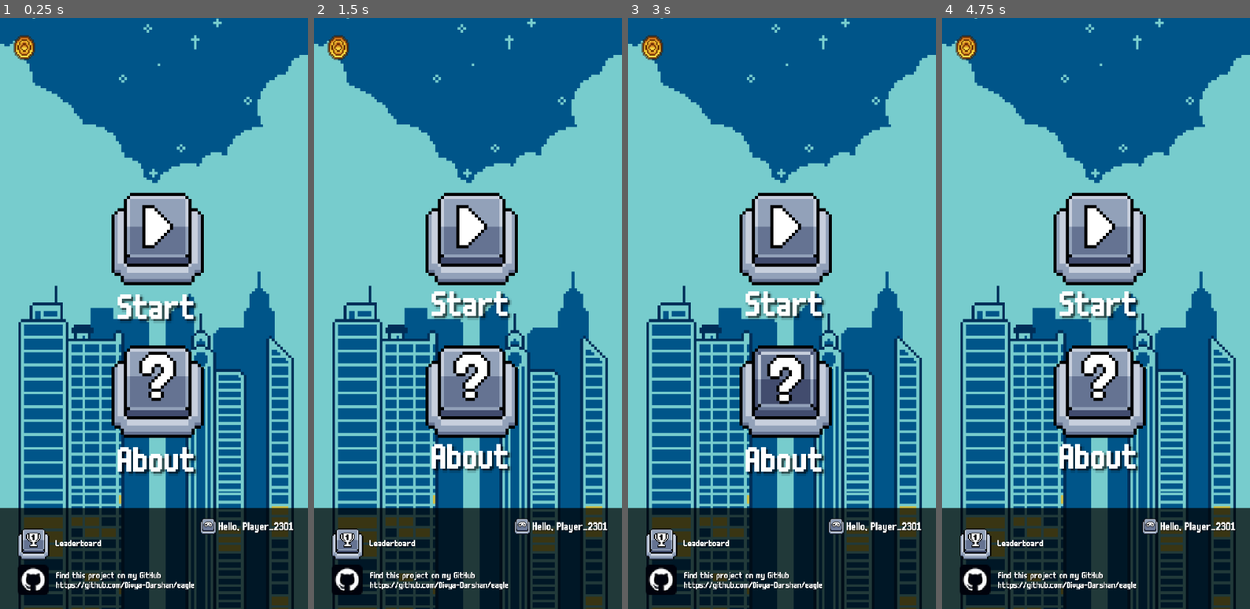
Above: before the commit, frames 1-4 (left to right).
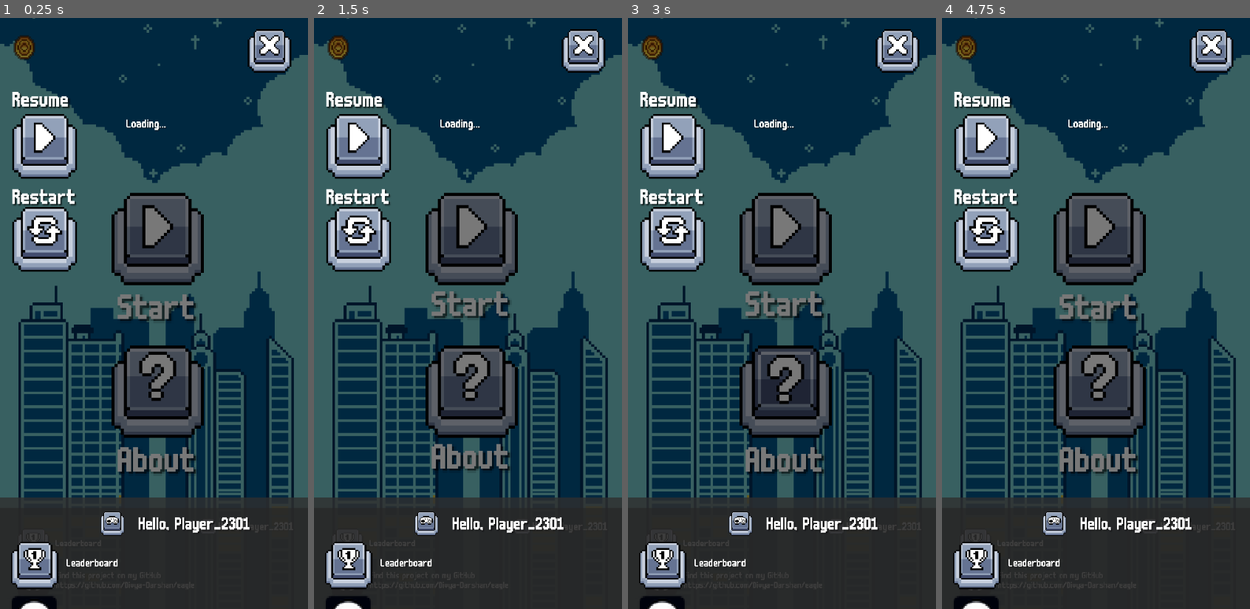
Above: after the commit, the same moments.

Repository: Divya-Darshan/Eagle
Game: Godot game, scene res://main.tscn
The game is run twice, just before and just after one commit, with the same random seed, the same clock (stepped at 60 frames per second) and the same inputs.
Inputs (mouse positions are in pixels of both pictures, inside the frame that each line leads up to):
- Up to frame 1 (0.25 s): no input
- Up to frame 2 (1.5 s): tap Enter (ui_accept) at 0.5, 0.77, 1.07, 1.25 s; move the mouse to (535, 283) at 0.52 s; click (535, 283) at 0.67 s; drag from (406, 343) to (452, 431) at 1.27 s
- Up to frame 3 (3 s): tap Enter (ui_accept) at 2, 2.75 s; move the mouse to (812, 183) at 2.02 s; click (812, 183) at 2.17 s; drag from (766, 431) to (689, 224) at 2.77 s
- Up to frame 4 (4.75 s): move the mouse to (1188, 402) at 3.52 s; click (1188, 402) at 3.67 s; tap Enter (ui_accept) at 3.77, 4.07 s; drag from (1003, 224) to (1049, 165) at 4.27 s

The runs differ from the first frame. In frame 1, 91% of the frame differs, in the area x 0-100%, y 0-100%; in frame 2, 91%; in frame 3, 91%; in frame 4, 91%.

Commit message:
live data fetch from rendor

Diff:
--- a/main.tscn
+++ b/main.tscn
@@ -57,10 +57,6 @@
 [node name="sender" type="Node" parent="." unique_id=672891230]
 script = ExtResource("2_w3dpg")
 
-[node name="Label" type="Label" parent="sender" unique_id=2136051185]
-offset_right = 40.0
-offset_bottom = 23.0
-
 [node name="HTTPRequest" type="HTTPRequest" parent="sender" unique_id=1134004881]
 
 [node name="CharacterBody2D" parent="." unique_id=1733611020 instance=ExtResource("1_cpyrx")]
@@ -87,13 +83,13 @@
 
 [node name="CollisionShape2D" type="CollisionShape2D" parent="CanvasLayer/Area2D" unique_id=1489390633]
 position = Vector2(592, 843)
-scale = Vector2(513.137, 0.13158733)
+scale = Vector2(3686178600, -5.2050843)
 shape = SubResource("RectangleShape2D_ycdy4")
 
 [node name="CollisionShape2D2" type="CollisionShape2D" parent="CanvasLayer/Area2D" unique_id=1948341643]
-position = Vector2(629, -207)
+position = Vector2(626, -219.00002)
 rotation = -3.14159
-scale = Vector2(1317.2429, 0.89298505)
+scale = Vector2(1325198, 2.146)
 shape = SubResource("RectangleShape2D_w48qg")
 
 [node name="val" type="AudioStreamPlayer2D" parent="CanvasLayer/Area2D" unique_id=802068050]
--- a/sender.gd
+++ b/sender.gd
@@ -4,7 +4,7 @@
 @onready var COINS_PATH := "user://coins.save"
 var username: String = ""
 var coins: float = 0.0
-
+var last_sent_score: float = -1.0
 
 func _ready() -> void:
 	load_data()
@@ -15,7 +15,7 @@
 		push_error("❌ ERROR: HTTPRequest node not found!")
 		return
 
-	# ✅ Start repeating timer (every 5 seconds)
+	# Start repeating timer (every 5 seconds)
 	var timer := Timer.new()
 	timer.wait_time = 5.0
 	timer.autostart = true
@@ -23,18 +23,23 @@
 	add_child(timer)
 	timer.timeout.connect(_on_send_timer)
 
-	print("✅ Auto sending every 5 seconds started!")
 
 
-# ✅ Called every 5 seconds
+# every time the value changes
 func _on_send_timer() -> void:
-	load_data()  # update latest score from file
-	send_to_server(username, coins)
+	load_data()
+
+	# only send if score changed
+	if coins != last_sent_score:
+		last_sent_score = coins
+		send_to_server(username, coins)
+	else:
+		print("Score unchanged, not sending")
 
 
 
 
-# ✅ Load username + coins (fixed coins loading)
+# Load username + coins (fixed coins loading)
 # -------------------------------------------------------
 func load_data() -> void:
 	# Username
@@ -53,14 +58,19 @@
 			coins = float(val)
 		else:
 			coins = 0.0 # fallback if type unexpected
-		print("✅ Loaded Score:", coins)
+
+		print("Loaded Score:", coins)
+		print("======================\n")
 	else:
 		coins = 0.0
 		print("❌ Coins file not found. Defaulting to 0.0")
-	print("✅ Loaded Username:", username)
+
+	print("Loaded Username:", username)
+	print("======================\n")
+
 
 # -------------------------------------------------------
-# ✅ Send to Python server
+# Send to Python server
 # -------------------------------------------------------
 func send_to_server(username: String, score: float) -> void:
 
@@ -76,14 +86,16 @@
 			json_body
 		)
 		if err != OK:
-			print("❌ HTTP Request Error:", err)
+
+			print("❌ HTTP Request Error: ", err)
+			print("======================\n")
 		else:
-			print("📡 Sending to server:", json_body)
 
+			print(" Sending to server: ", json_body)
+			print("======================\n")
 
-# -------------------------------------------------------
-# ✅ Server Response
-# -------------------------------------------------------
 func _on_request_completed(result: int, response_code: int, headers: Array, body: PackedByteArray) -> void:
 	var text: String = body.get_string_from_utf8()
-	print("✅ Server Response:", response_code, text)
+
+	print("Server Response:", response_code, text)
+	print("======================\n")
--- /dev/null
+++ b/ui/menu/fectch.gd
@@ -0,0 +1,85 @@
+extends Node2D
+
+var top_players: Array = []
+var prev_players: Array = []
+var is_menu_open: bool = false
+@onready var leader: Label = $leader
+
+var http: HTTPRequest
+var poll_timer: Timer
+
+func _ready() -> void:
+	http = HTTPRequest.new()
+	add_child(http)
+	http.request_completed.connect(_on_request_completed)
+
+	poll_timer = Timer.new()
+	add_child(poll_timer)
+	poll_timer.wait_time = 5.0
+	poll_timer.one_shot = false
+	poll_timer.timeout.connect(_on_poll_timeout)
+
+func _on_open_pressed() -> void:
+	is_menu_open = true
+	fetch_leaderboard()
+	poll_timer.start()
+
+func _on_close_pressed() -> void:
+	is_menu_open = false
+	print("Main menu closed - Stopping updates")
+	poll_timer.stop()
+	top_players.clear()
+	prev_players.clear()
+	leader.text = ""
+
+func _on_poll_timeout() -> void:
+	if is_menu_open:
+		fetch_leaderboard()
+
+func fetch_leaderboard() -> void:
+	http.request("https://eagle-score.onrender.com/leaderboard")
+
+func _on_request_completed(result: int, _response_code: int, _headers: Array, body: PackedByteArray) -> void:
+	if not is_menu_open:
+		return
+
+	top_players.clear()
+	leader.text = "⏳ Updating..."
+
+	if result != HTTPRequest.RESULT_SUCCESS:
+		leader.text = "❌ Connection failed"
+		return
+
+	var json_text = body.get_string_from_utf8()
+	var data = JSON.parse_string(json_text)
+	if data == null:
+		leader.text = "❌ Bad data"
+		return
+
+	if data is Array:
+		top_players = data
+	elif data is Dictionary:
+		top_players = [data]
+
+	update_leaderboard_label()
+
+func update_leaderboard_label() -> void:
+	var time_str = Time.get_time_string_from_system()
+	var text = ""
+
+	text += " LIVE LEADERBOARD \n"
+	text += "===================\n"
+	text += "Updated: " + time_str + "\n"
+	text += "===================\n\n"
+
+	if top_players.size() == 0:
+		text += "No players yet\n"
+	else:
+		for i in range(top_players.size()):
+			var player = top_players[i]
+			if player is Dictionary:
+				text += "  " + str(i+1) + ". " + str(player.get("username", "???")) + " - " + str(player.get("score", 0)) + "\n"
+
+	text += "\n==================="
+
+	leader.text = text
--- a/ui/menu/menu.tscn
+++ b/ui/menu/menu.tscn
@@ -6,6 +6,7 @@
 [ext_resource type="Texture2D" uid="uid://0asph0ldn3st" path="res://icon/github.png" id="4_nnyul"]
 [ext_resource type="PackedScene" uid="uid://6hkxahqm8o68" path="res://user/username.tscn" id="5_n3nrh"]
 [ext_resource type="PackedScene" uid="uid://bpd2k7admpsvk" path="res://sfx/goon.tscn" id="6_ah353"]
+[ext_resource type="Script" uid="uid://0jwy0vyss0v1" path="res://ui/menu/fectch.gd" id="6_pjjyy"]
 
 [sub_resource type="AtlasTexture" id="AtlasTexture_u6nv8"]
 atlas = ExtResource("2_0fc3w")
@@ -60,7 +61,6 @@
 
 [node name="ColorRect" type="ColorRect" parent="." unique_id=698723616]
 process_mode = 3
-visible = false
 self_modulate = Color(0, 0, 0, 0.529412)
 offset_left = -88.0
 offset_top = -72.0
@@ -70,7 +70,7 @@
 
 [node name="open" type="TouchScreenButton" parent="." unique_id=430244840]
 process_mode = 3
-position = Vector2(400, 16)
+position = Vector2(400, 12)
 scale = Vector2(2.34907, 2.34907)
 texture_normal = SubResource("AtlasTexture_u6nv8")
 texture_pressed = SubResource("AtlasTexture_q06x7")
@@ -78,7 +78,6 @@
 
 [node name="close" type="TouchScreenButton" parent="." unique_id=1693127377]
 process_mode = 3
-visible = false
 position = Vector2(400, 16)
 scale = Vector2(2.349, 2.349)
 texture_normal = SubResource("AtlasTexture_r0u7i")
@@ -208,6 +207,23 @@
      latest updates"
 justification_flags = 0
 
+[node name="fectch" type="Node2D" parent="close/HBoxContainer" unique_id=1165269717]
+script = ExtResource("6_pjjyy")
+
+[node name="HTTPRequest" type="HTTPRequest" parent="close/HBoxContainer/fectch" unique_id=1051932250]
+
+[node name="Timer" type="Timer" parent="close/HBoxContainer/fectch" unique_id=2058332963]
+
+[node name="leader" type="Label" parent="close/HBoxContainer/fectch" unique_id=915420081]
+offset_left = 178.2273
+offset_top = 257.34653
+offset_right = 678.2273
+offset_bottom = 1257.3466
+theme_override_colors/font_shadow_color = Color(0, 0, 0, 0.537255)
+theme_override_fonts/font = ExtResource("3_iiwfg")
+text = "Loading..."
+metadata/_edit_use_anchors_ = true
+
 [node name="goon" parent="close" unique_id=484620503 instance=ExtResource("6_ah353")]
 visible = false
 offset_left = -160.068
@@ -217,6 +233,7 @@
 scale = Vector2(1.40333, 1.40333)
 
 [connection signal="pressed" from="open" to="." method="_on_open_pressed"]
+[connection signal="pressed" from="open" to="close/HBoxContainer/fectch" method="_on_open_pressed"]
 [connection signal="pressed" from="close" to="." method="_on_close_pressed"]
 [connection signal="pressed" from="close/reset" to="." method="_on_reset_pressed"]
 [connection signal="pressed" from="close/resume" to="." method="_on_resume_pressed"]
Not shown, changed: export_presets.cfg
Binary file changed: icon/main.png
Not shown, added: ui/menu/fectch.gd.uid
